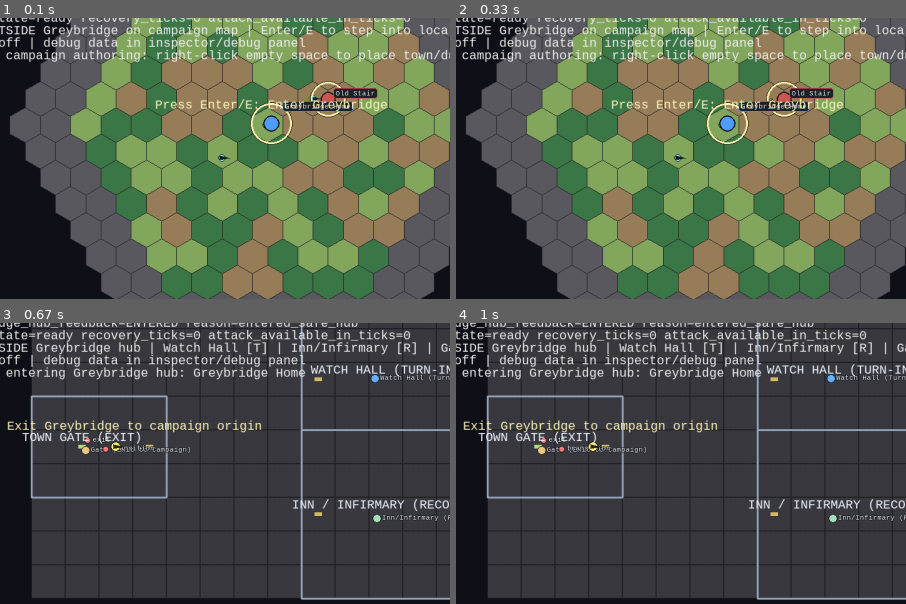
Above: before the commit, frames 1-4 (two rows, left to right).
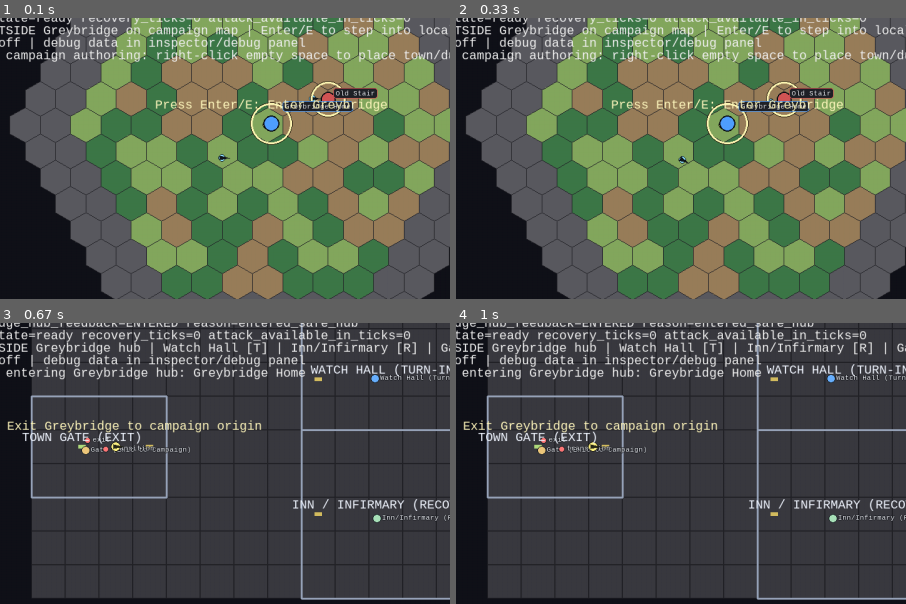
Above: after the commit, the same moments.

Repository: 7seasdotnet/Hexcrawler2
Game: pygame game, started from src/hexcrawler/__main__.py
Same seed, same stepped clock (60 frames per second), same inputs: the game is played once before the commit and once after it.
Inputs:
- Up to frame 1 (0.1 s): no input
- Up to frame 2 (0.33 s): no input
- Up to frame 3 (0.67 s): tap Enter at 0.33 s
- Up to frame 4 (1 s): hold D from 0.67 s (still down)
The pictures show only the part of the screen within x 8-58%, y 18-68%; the shares and areas given below are measured in that part.

Frame 1 is identical in both runs. In frame 2, less than 0.1% of the frame differs, in the area x 48-52%, y 48-52%; in frame 3, nothing differs; in frame 4, nothing differs.

Commit message:
Fix patrol path authoring discoverability and route-driven movement

Diff:
--- a/src/hexcrawler/cli/pygame_viewer.py
+++ b/src/hexcrawler/cli/pygame_viewer.py
@@ -3007,6 +3007,14 @@
         if best is None or (distance, index) < best:
             best = (distance, index)
     return best[1] if best is not None else None
+
+
+def _campaign_patrol_path_needed_count(sim: Simulation) -> int:
+    needed = 0
+    for patrol in sim.state.world.campaign_patrols.values():
+        if len(patrol.route_anchors) < 1:
+            needed += 1
+    return needed
 
 
 def _draw_world_affordance_prompts(
@@ -4656,6 +4664,17 @@
                         if anchor_index is not None:
                             items.append(
                                 ContextMenuItem(
+                                    label=f"Move route anchor #{anchor_index} here",
+                                    action="campaign_author_path_move_anchor",
+                                    payload={
+                                        "patrol_id": campaign_path_edit_state.patrol_id,
+                                        "anchor_index": anchor_index,
+                                        "position": {"x": float(world_x), "y": float(world_y)},
+                                    },
+                                )
+                            )
+                            items.append(
+                                ContextMenuItem(
                                     label=f"Delete route anchor #{anchor_index}",
                                     action="campaign_author_path_delete_anchor",
                                     payload={"patrol_id": campaign_path_edit_state.patrol_id, "anchor_index": anchor_index},
@@ -4711,6 +4730,17 @@
                                 world_y=world_y,
                             )
                             if anchor_index is not None:
+                                items.append(
+                                    ContextMenuItem(
+                                        label=f"Move route anchor #{anchor_index} here",
+                                        action="campaign_author_path_move_anchor",
+                                        payload={
+                                            "patrol_id": campaign_path_edit_state.patrol_id,
+                                            "anchor_index": anchor_index,
+                                            "position": {"x": float(world_x), "y": float(world_y)},
+                                        },
+                                    )
+                                )
                                 items.append(
                                     ContextMenuItem(
                                         label=f"Delete route anchor #{anchor_index}",
@@ -5209,16 +5239,22 @@
                             elif kind == "patrol":
                                 px = float(position.get("x", 0.0)) if isinstance(position, dict) else 0.0
                                 py = float(position.get("y", 0.0)) if isinstance(position, dict) else 0.0
+                                patrol_id = str(item.payload.get("patrol_id", ""))
+                                patrol_label = str(item.payload.get("label", "Authored Patrol"))
                                 controller.campaign_author_intent(
                                     "create_or_update_patrol",
-                                    patrol_id=str(item.payload.get("patrol_id", "")),
+                                    patrol_id=patrol_id,
                                     template_id=CORE_PLAYABLE_DEFAULT_PATROL_TEMPLATE,
-                                    label=str(item.payload.get("label", "Authored Patrol")),
+                                    label=patrol_label,
                                     position={"x": px, "y": py},
-                                    route_anchors=[{"x": px + 1.0, "y": py}],
+                                    route_anchors=[],
                                     tags=["authoring"],
                                 )
-                                status_message = "campaign authoring: patrol placement queued"
+                                campaign_path_edit_state = CampaignAuthoringPathEditState(patrol_id=patrol_id, label=patrol_label)
+                                status_message = (
+                                    f"campaign authoring: patrol placement queued ({patrol_label}); "
+                                    "path needed—right-click to add anchor(s), right-click anchor to move/delete, Esc to finish"
+                                )
                         elif item.action == "campaign_author_move" and isinstance(item.payload, dict):
                             target_kind = str(item.payload.get("kind", ""))
                             target_id = str(item.payload.get("id", ""))
@@ -5238,8 +5274,19 @@
                                 campaign_path_edit_state = CampaignAuthoringPathEditState(patrol_id=target_id, label=target_label)
                                 status_message = (
                                     f"campaign authoring: path edit for {target_label}; "
-                                    "right-click to add anchor, right-click anchor to delete, Esc to finish"
+                                    "right-click to add anchor, right-click anchor to move/delete, Esc to finish"
                                 )
+                        elif item.action == "campaign_author_path_move_anchor" and isinstance(item.payload, dict):
+                            patrol_id = str(item.payload.get("patrol_id", "")).strip()
+                            anchor_index = item.payload.get("anchor_index")
+                            position = item.payload.get("position", {})
+                            controller.campaign_author_intent(
+                                "move_patrol_anchor",
+                                patrol_id=patrol_id,
+                                anchor_index=anchor_index,
+                                position=position,
+                            )
+                            status_message = f"campaign authoring: patrol anchor move queued ({patrol_id} #{anchor_index})"
                         elif item.action == "campaign_author_move_commit" and isinstance(item.payload, dict):
                             target_kind = str(item.payload.get("kind", ""))
                             target_id = str(item.payload.get("id", ""))
@@ -5487,12 +5534,18 @@
             elif campaign_path_edit_state is not None:
                 frame_status_message = (
                     f"campaign authoring: editing path for {campaign_path_edit_state.label}; "
-                    "right-click to add anchor, right-click existing anchor to delete (Esc finishes)"
+                    "right-click to add anchor, right-click existing anchor to move/delete (Esc finishes)"
                 )
             elif not frame_status_message:
+                path_needed_count = _campaign_patrol_path_needed_count(sim)
+                path_needed_suffix = ""
+                if path_needed_count > 0:
+                    noun = "patrol" if path_needed_count == 1 else "patrols"
+                    path_needed_suffix = f" | {path_needed_count} {noun} path needed (add at least 1 route anchor)"
                 frame_status_message = (
                     "campaign authoring: right-click empty space to place town/dungeon/patrol; "
                     "right-click site/patrol to move/delete (hotkeys are debug fallback)"
+                    f"{path_needed_suffix}"
                 )
 
         screen.fill((17, 18, 25))
--- a/src/hexcrawler/sim/exploration.py
+++ b/src/hexcrawler/sim/exploration.py
@@ -56,6 +56,12 @@
     _STATE_RECOVERY_COMPLETED_ACTION_UIDS = "recovery_completed_action_uids"
     _STATE_SCHEDULED_ACTION_UIDS = "scheduled_action_uids"
     _STATE_COMPLETED_ACTION_UIDS = "completed_action_uids"
+    _STATE_PATROL_ROUTE_INDEX_BY_ID = "patrol_route_index_by_id"
+    _PATROL_ROUTE_REACHED_EPSILON = 0.02
+    _PATROL_DEFAULT_SPEED_PER_TICK = 0.11
+
+    def on_tick_start(self, sim: Simulation, tick: int) -> None:
+        self._sync_campaign_patrol_runtime(sim)
 
     def on_command(self, sim: Simulation, command: SimCommand, command_index: int) -> bool:
         if command.command_type == ENTER_SAFE_HUB_INTENT_COMMAND_TYPE:
@@ -762,6 +768,7 @@
                     return
                 sim.state.world.campaign_patrols.pop(patrol_id, None)
                 sim.state.entities.pop(patrol_id, None)
+                self._set_patrol_route_index(sim, patrol_id=patrol_id, route_index=None)
                 self._schedule_campaign_author_outcome(
                     sim, tick=command.tick, entity_id=entity.entity_id, action_uid=action_uid, applied=True, reason="applied", details=details
                 )
@@ -798,6 +805,7 @@
                 anchors[anchor_index] = {"x": world_x, "y": world_y}
                 current_patrol.route_anchors = anchors
                 sim.state.world.campaign_patrols[patrol_id] = current_patrol
+                self._set_patrol_route_index(sim, patrol_id=patrol_id, route_index=0)
                 self._schedule_campaign_author_outcome(
                     sim, tick=command.tick, entity_id=entity.entity_id, action_uid=action_uid, applied=True, reason="applied", details=details
                 )
@@ -823,6 +831,7 @@
                 del anchors[anchor_index]
                 current_patrol.route_anchors = anchors
                 sim.state.world.campaign_patrols[patrol_id] = current_patrol
+                self._set_patrol_route_index(sim, patrol_id=patrol_id, route_index=0)
                 self._schedule_campaign_author_outcome(
                     sim, tick=command.tick, entity_id=entity.entity_id, action_uid=action_uid, applied=True, reason="applied", details=details
                 )
@@ -854,6 +863,7 @@
                     label=str(command.params.get("label", patrol_id)),
                     tags=[str(tag) for tag in command.params.get("tags", [])] if isinstance(command.params.get("tags", []), list) else [],
                 )
+                self._set_patrol_route_index(sim, patrol_id=patrol_id, route_index=0)
             else:
                 if current_patrol is None:
                     self._schedule_campaign_author_outcome(
@@ -862,6 +872,7 @@
                     return
                 current_patrol.spawn_position = {"x": world_x, "y": world_y}
                 sim.state.world.campaign_patrols[patrol_id] = current_patrol
+                self._set_patrol_route_index(sim, patrol_id=patrol_id, route_index=0)
             patrol_entity = sim.state.entities.get(patrol_id)
             if patrol_entity is None:
                 patrol_record = sim.state.world.campaign_patrols.get(patrol_id)
@@ -880,6 +891,7 @@
                 patrol_entity.position_x = world_x
                 patrol_entity.position_y = world_y
                 patrol_entity.space_id = "overworld"
+                patrol_entity.target_position = None
             self._schedule_campaign_author_outcome(
                 sim, tick=command.tick, entity_id=entity.entity_id, action_uid=action_uid, applied=True, reason="applied", details=details
             )
@@ -912,6 +924,91 @@
                 "details": dict(details or {}),
             },
         )
+
+    def _sync_campaign_patrol_runtime(self, sim: Simulation) -> None:
+        route_index_by_id = self._patrol_route_index_by_id(sim)
+        for patrol_id in sorted(sim.state.world.campaign_patrols):
+            if patrol_id == DEFAULT_DANGER_ENTITY_ID:
+                continue
+            patrol = sim.state.world.campaign_patrols[patrol_id]
+            entity = sim.state.entities.get(patrol_id)
+            if entity is None:
+                entity = EntityState(
+                    entity_id=patrol_id,
+                    position_x=float(patrol.spawn_position["x"]),
+                    position_y=float(patrol.spawn_position["y"]),
+                    speed_per_tick=self._PATROL_DEFAULT_SPEED_PER_TICK,
+                    template_id=patrol.template_id,
+                    stats={"faction_id": "hostile", "role": "patrol"},
+                    space_id=patrol.space_id,
+                )
+                sim.add_entity(entity)
+            entity.template_id = patrol.template_id
+            entity.space_id = patrol.space_id
+            entity.stats = dict(entity.stats) if isinstance(entity.stats, dict) else {}
+            entity.stats["faction_id"] = "hostile"
+            entity.stats["role"] = "patrol"
+            if entity.speed_per_tick <= 0:
+                entity.speed_per_tick = self._PATROL_DEFAULT_SPEED_PER_TICK
+            anchor_points = [anchor for anchor in patrol.route_anchors if isinstance(anchor, dict)]
+            if not anchor_points:
+                entity.target_position = None
+                route_index_by_id.pop(patrol_id, None)
+                continue
+            anchor_count = len(anchor_points)
+            current_index = route_index_by_id.get(patrol_id, 0)
+            if current_index >= anchor_count:
+                current_index = 0
+            target_anchor = anchor_points[current_index]
+            target_x = float(target_anchor["x"])
+            target_y = float(target_anchor["y"])
+            entity.target_position = (target_x, target_y)
+            if self._distance_sq(entity.position_x, entity.position_y, target_x, target_y) <= (self._PATROL_ROUTE_REACHED_EPSILON ** 2):
+                current_index = (current_index + 1) % anchor_count
+                next_anchor = anchor_points[current_index]
+                entity.target_position = (float(next_anchor["x"]), float(next_anchor["y"]))
+            route_index_by_id[patrol_id] = current_index
+        stale_ids = [patrol_id for patrol_id in route_index_by_id if patrol_id not in sim.state.world.campaign_patrols]
+        for patrol_id in stale_ids:
+            route_index_by_id.pop(patrol_id, None)
+        self._set_patrol_route_index_map(sim, route_index_by_id)
+
+    def _patrol_route_index_by_id(self, sim: Simulation) -> dict[str, int]:
+        state = sim.get_rules_state(self.name)
+        raw = state.get(self._STATE_PATROL_ROUTE_INDEX_BY_ID, {})
+        if not isinstance(raw, dict):
+            return {}
+        normalized: dict[str, int] = {}
+        for patrol_id, value in raw.items():
+            if not isinstance(patrol_id, str) or not patrol_id:
+                continue
+            if isinstance(value, bool) or not isinstance(value, int) or value < 0:
+                continue
+            normalized[patrol_id] = value
+        return normalized
+
+    def _set_patrol_route_index(self, sim: Simulation, *, patrol_id: str, route_index: int | None) -> None:
+        route_index_by_id = self._patrol_route_index_by_id(sim)
+        if route_index is None:
+            route_index_by_id.pop(patrol_id, None)
+        else:
+            route_index_by_id[patrol_id] = max(0, int(route_index))
+        self._set_patrol_route_index_map(sim, route_index_by_id)
+
+    def _set_patrol_route_index_map(self, sim: Simulation, route_index_by_id: dict[str, int]) -> None:
+        state = dict(sim.get_rules_state(self.name))
+        state[self._STATE_PATROL_ROUTE_INDEX_BY_ID] = {
+            patrol_id: int(route_index_by_id[patrol_id])
+            for patrol_id in sorted(route_index_by_id)
+            if int(route_index_by_id[patrol_id]) >= 0
+        }
+        sim.set_rules_state(self.name, state)
+
+    @staticmethod
+    def _distance_sq(ax: float, ay: float, bx: float, by: float) -> float:
+        dx = ax - bx
+        dy = ay - by
+        return (dx * dx) + (dy * dy)
     def _handle_exit_safe_hub_intent(self, sim: Simulation, *, command: SimCommand, command_index: int) -> None:
         action_uid = f"safe_hub_exit:{command.tick}:{command_index}"
         entity = sim.state.entities.get(command.entity_id or "")
--- a/tests/test_pygame_viewer_cli.py
+++ b/tests/test_pygame_viewer_cli.py
@@ -62,6 +62,8 @@
     _campaign_authoring_edit_items,
     _campaign_authoring_placement_items,
     _campaign_authored_object_at_world,
+    _campaign_patrol_anchor_at_world,
+    _campaign_patrol_path_needed_count,
     _site_campaign_anchor_world,
     _use_campaign_site,
     _supported_viewer_topology,
@@ -234,6 +236,13 @@
     assert move_item.payload == target
 
 
+def test_campaign_authoring_patrol_edit_menu_exposes_edit_path_entry() -> None:
+    items = _campaign_authoring_edit_items({"kind": "patrol", "id": "patrol:alpha", "label": "Alpha Patrol"})
+    labels = [item.label for item in items]
+
+    assert "Edit Path" in labels
+
+
 def test_campaign_authoring_target_detection_prefers_clicked_authored_site_or_patrol() -> None:
     sim = _build_viewer_simulation("content/examples/viewer_map.json", runtime_profile=CORE_PLAYABLE)
     sim.state.world.sites["authoring_town_0_0"] = SiteRecord(
@@ -267,6 +276,43 @@
     assert nothing is None
 
 
+def test_campaign_patrol_anchor_hit_detection_enables_move_or_delete_actions() -> None:
+    sim = _build_viewer_simulation("content/examples/viewer_map.json", runtime_profile=CORE_PLAYABLE)
+    sim.state.world.campaign_patrols["patrol:anchor_hit"] = CampaignPatrolRecord(
+        patrol_id="patrol:anchor_hit",
+        template_id=CORE_PLAYABLE_DEFAULT_PATROL_TEMPLATE,
+        space_id="overworld",
+        spawn_position={"x": 2.0, "y": 2.0},
+        route_anchors=[{"x": 3.0, "y": 2.0}],
+        label="Anchor Hit Patrol",
+        tags=["authoring"],
+    )
+
+    anchor_index = _campaign_patrol_anchor_at_world(
+        sim,
+        patrol_id="patrol:anchor_hit",
+        world_x=3.02,
+        world_y=2.01,
+    )
+    assert anchor_index == 0
+
+
+def test_campaign_patrol_path_needed_count_detects_missing_route_anchor() -> None:
+    sim = _build_viewer_simulation("content/examples/viewer_map.json", runtime_profile=CORE_PLAYABLE)
+    baseline = _campaign_patrol_path_needed_count(sim)
+    sim.state.world.campaign_patrols["patrol:path_needed"] = CampaignPatrolRecord(
+        patrol_id="patrol:path_needed",
+        template_id=CORE_PLAYABLE_DEFAULT_PATROL_TEMPLATE,
+        space_id="overworld",
+        spawn_position={"x": -5.0, "y": -5.0},
+        route_anchors=[],
+        label="Path Needed Patrol",
+        tags=["authoring"],
+    )
+
+    assert _campaign_patrol_path_needed_count(sim) == baseline + 1
+
+
 def test_run_pygame_viewer_right_click_campaign_map_does_not_raise_name_error(monkeypatch: pytest.MonkeyPatch) -> None:
     import pygame
 
@@ -314,7 +360,7 @@
     assert patrol is not None
     assert patrol.spawn_position == {"x": 1.25, "y": -0.75}
     assert "patrol:authoring_right_click" in sim.state.entities
-    assert sim.state.entities["patrol:authoring_right_click"].position_x == pytest.approx(1.25)
+    assert sim.state.entities["patrol:authoring_right_click"].position_x > 1.25
     assert sim.state.entities["patrol:authoring_right_click"].position_y == pytest.approx(-0.75)
 
 
--- a/tests/test_reward_turn_in_loop_p5.py
+++ b/tests/test_reward_turn_in_loop_p5.py
@@ -1,6 +1,8 @@
 from __future__ import annotations
 
 from pathlib import Path
+
+import pytest
 
 from hexcrawler.content.io import load_game_json, load_world_json, save_game_json
 from hexcrawler.sim.combat import ATTACK_INTENT_COMMAND_TYPE, CombatExecutionModule
@@ -935,6 +937,49 @@
     assert "patrol:authoring_demo" not in loaded.state.world.campaign_patrols
 
 
+def test_campaign_patrol_route_following_moves_and_persists_save_load_hash(tmp_path: Path) -> None:
+    sim = _build_sim(seed=104)
+    scout = sim.state.entities["scout"]
+    scout.space_id = "overworld"
+    scout.position_x = -1.0
+    scout.position_y = 0.5
+
+    sim.append_command(
+        SimCommand(
+            tick=sim.state.tick,
+            entity_id="scout",
+            command_type=CAMPAIGN_AUTHOR_INTENT_COMMAND_TYPE,
+            params={
+                "operation": "create_or_update_patrol",
+                "patrol_id": "patrol:route_follow",
+                "template_id": "campaign_danger_patrol",
+                "position": {"x": -1.0, "y": 0.5},
+                "route_anchors": [{"x": -0.5, "y": 0.5}, {"x": -1.5, "y": 0.5}],
+            },
+        )
+    )
+    sim.advance_ticks(2)
+    patrol = sim.state.entities["patrol:route_follow"]
+    start = (patrol.position_x, patrol.position_y)
+    sim.advance_ticks(8)
+    moved = (patrol.position_x, patrol.position_y)
+    assert moved != pytest.approx(start)
+
+    moving_hash_before = simulation_hash(sim)
+    save_path = tmp_path / "campaign_patrol_route_follow_save.json"
+    save_game_json(save_path, sim.state.world, sim)
+    _, loaded = load_game_json(str(save_path))
+    assert simulation_hash(loaded) == moving_hash_before
+
+    loaded.register_rule_module(LocalEncounterRequestModule())
+    loaded.register_rule_module(LocalEncounterInstanceModule())
+    loaded.register_rule_module(CombatExecutionModule())
+    loaded.register_rule_module(ExplorationExecutionModule())
+    loaded_patrol = loaded.state.entities["patrol:route_follow"]
+    assert loaded.state.world.campaign_patrols["patrol:route_follow"].route_anchors == [{"x": -0.5, "y": 0.5}, {"x": -1.5, "y": 0.5}]
+    assert isinstance(loaded_patrol.position_x, float)
+
+
 def test_campaign_dungeon_authoring_create_move_delete_persists_save_load(tmp_path: Path) -> None:
     sim = _build_sim(seed=47)
     scout = sim.state.entities["scout"]
Not shown, changed: docs/CAMPAIGN_AUTHORING_BRIDGE.md
Not shown, changed: docs/LEGENDARY_PROBLEMS.md
Not shown, changed: docs/STATUS.md
